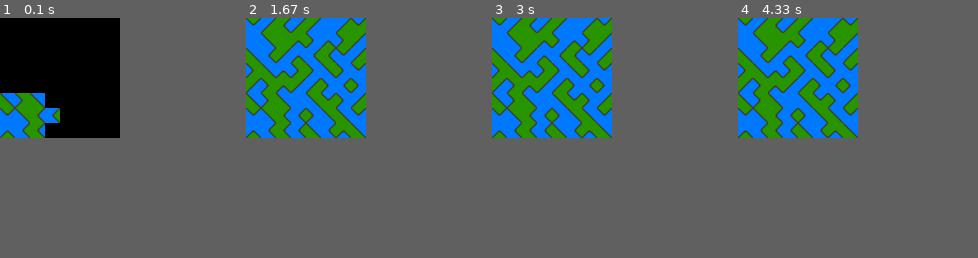
Above: before the commit, frames 1-4 (left to right).
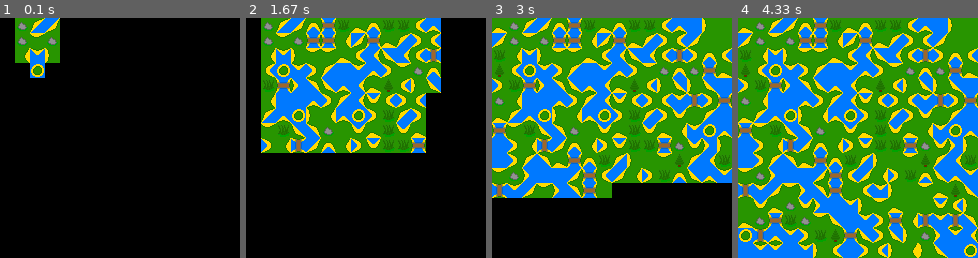
Above: after the commit, the same moments.

Repository: Nibormik/Bleder-Wavefuction-collapse
Game: pygame game, started from WFC_TEST/Pygame visulize.py
Two runs of this game, one before a commit and one after it. Both use one fixed random seed, a clock stepped at 60 frames per second and the inputs below.
Inputs:
- Up to frame 1 (0.1 s): no input
- Up to frame 2 (1.67 s): no input
- Up to frame 3 (3 s): no input
- Up to frame 4 (4.33 s): no input
In our replay, the window is 120x120 before the commit and 240x240 after it. These sizes can differ from the game's own. Grey fills any space a smaller window leaves; there, only what the larger window draws over its background counts as a difference.

The runs differ from the first frame. In frame 1, 7.8% of the frame differs, in the area x 0-25%, y 0-50%; in frame 2, 36%; in frame 3, 64%, in the area x 0-100%, y 0-75%; in frame 4, 61%.

Commit message:
Better Tile Test

Diff:
--- a/WFC_TEST/Cells_image.json
+++ b/WFC_TEST/Cells_image.json
@@ -120,6 +120,46 @@
         "image": "./Tiles/12.png"
     },
     {
+        "Name": "1211",
+        "key": [
+            "1",
+            "2",
+            "1",
+            "1"
+        ],
+        "image": "./Tiles/13.png"
+    },
+    {
+        "Name": "1121",
+        "key": [
+            "1",
+            "1",
+            "2",
+            "1"
+        ],
+        "image": "./Tiles/16.png"
+    },
+    {
+        "Name": "1112",
+        "key": [
+            "1",
+            "1",
+            "1",
+            "2"
+        ],
+        "image": "./Tiles/15.png"
+    },
+    {
+        "Name": "2111",
+        "key": [
+            "2",
+            "1",
+            "1",
+            "1"
+        ],
+        "image": "./Tiles/14.png"
+    },
+    {
         "Name": "1111",
         "key": [
             "1",
@@ -131,6 +171,96 @@
     },
     {
         "Name": "2222",
+        "key": [
+            "2",
+            "2",
+            "2",
+            "2"
+        ],
+        "image": "./Tiles/18.png"
+    },
+    {
+        "Name": "1212",
+        "key": [
+            "1",
+            "2",
+            "1",
+            "2"
+        ],
+        "image": "./Tiles/19.png"
+    },
+    {
+        "Name": "2121",
+        "key": [
+            "2",
+            "1",
+            "2",
+            "1"
+        ],
+        "image": "./Tiles/20.png"
+    },
+    {
+        "Name": "2222",
+        "key": [
+            "2",
+            "2",
+            "2",
+            "2"
+        ],
+        "image": "./Tiles/21.png"
+    },
+    {
+        "Name": "1111",
+        "key": [
+            "1",
+            "1",
+            "1",
+            "1"
+        ],
+        "image": "./Tiles/22.png"
+    },
+    {
+        "Name": "1111",
+        "key": [
+            "1",
+            "1",
+            "1",
+            "1"
+        ],
+        "image": "./Tiles/23.png"
+    },
+    {
+        "Name": "1111",
+        "key": [
+            "1",
+            "1",
+            "1",
+            "1"
+        ],
+        "image": "./Tiles/24.png"
+    },
+    {
+        "Name": "22221",
+        "key": [
+            "2",
+            "2",
+            "2",
+            "2"
+        ],
+        "image": "./Tiles/18.png"
+    },
+    {
+        "Name": "22222",
+        "key": [
+            "2",
+            "2",
+            "2",
+            "2"
+        ],
+        "image": "./Tiles/18.png"
+    },
+    {
+        "Name": "22223",
         "key": [
             "2",
             "2",
--- a/WFC_TEST/Pygame visulize.py
+++ b/WFC_TEST/Pygame visulize.py
@@ -7,13 +7,14 @@
 
 pygame.init()
 
-SIZE = (8,8)
+SIZE = (16,16)
 CELL_SET = "./Cells_image.json"
 CELL_SIZE = 15
 DISPLAY_SIZE = (SIZE[0]*CELL_SIZE,SIZE[1]*CELL_SIZE)
 flags= []
 DISPLAY = pygame.display.set_mode(DISPLAY_SIZE,pygame.SCALED)
-
+DRAW_SURFACE = pygame.display.set_mode(DISPLAY_SIZE,pygame.SCALED)
+DRAW_SURFACE = pygame.transform.rotate(DRAW_SURFACE,90)
 DONE = False
 ITER = 0
 
@@ -38,7 +39,7 @@
     if WFC.cell_grid[pos_X][pos_Y].Cell:
         imp = pygame.image.load(WFC.cell_grid[pos_X][pos_Y].Cell["image"]).convert()
         imp = pygame.transform.rotate(imp,90)
-        DISPLAY.blit(imp, (posX, posY))
+        DRAW_SURFACE.blit(imp, (posX, posY))
 
 while True:
     for event in pygame.event.get():
@@ -57,4 +58,5 @@
         for y,v in enumerate(v):
             draw_image(x,y,CELL_SIZE)
 
+    DISPLAY.blit(pygame.transform.rotate(DRAW_SURFACE,-90),(0,0))
     pygame.display.update()
Binary file changed: WFC_TEST/Tiles/1.png
Binary file changed: WFC_TEST/Tiles/10.png
Binary file changed: WFC_TEST/Tiles/11.png
Binary file changed: WFC_TEST/Tiles/12.png
Binary file changed: WFC_TEST/Tiles/13.png
Binary file changed: WFC_TEST/Tiles/14.png
Binary file changed: WFC_TEST/Tiles/15.png
Binary file changed: WFC_TEST/Tiles/16.png
Binary file added: WFC_TEST/Tiles/19.png
Binary file changed: WFC_TEST/Tiles/2.png
Binary file added: WFC_TEST/Tiles/20.png
Binary file added: WFC_TEST/Tiles/21.png
(and 10 more such lines)
